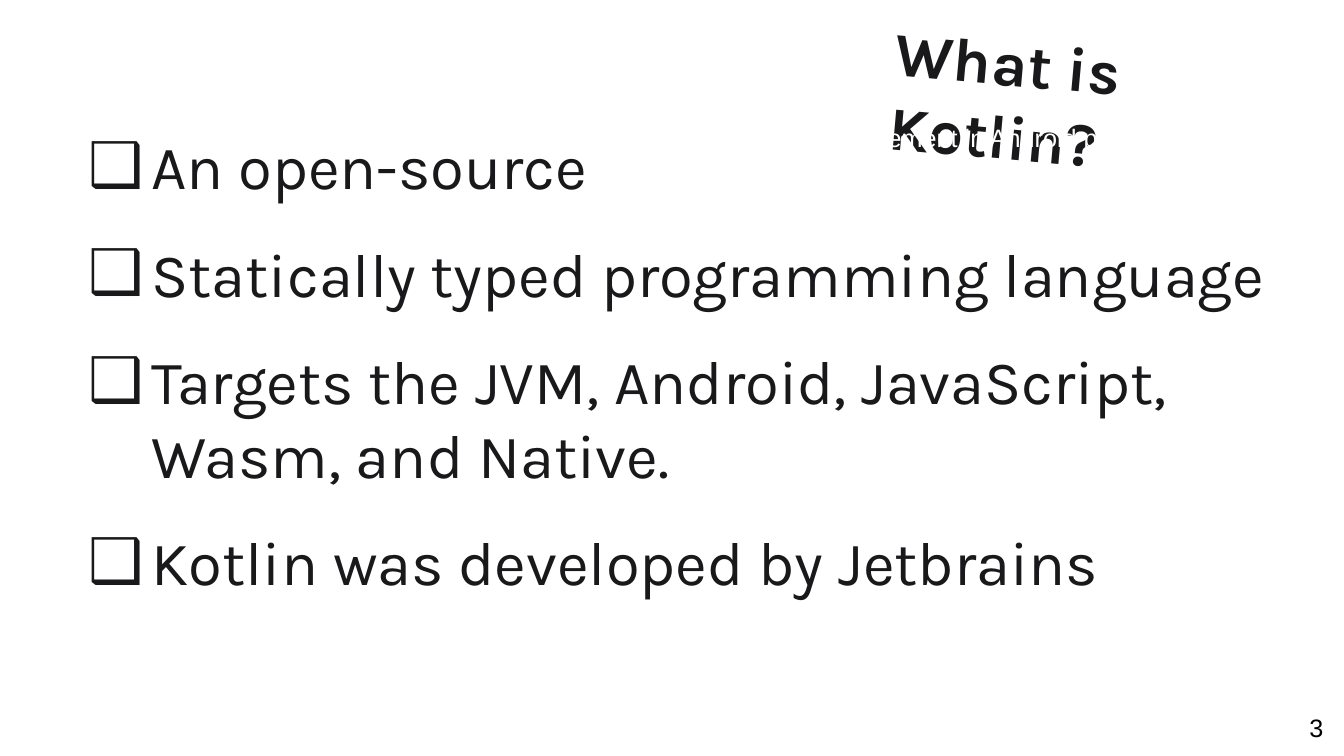
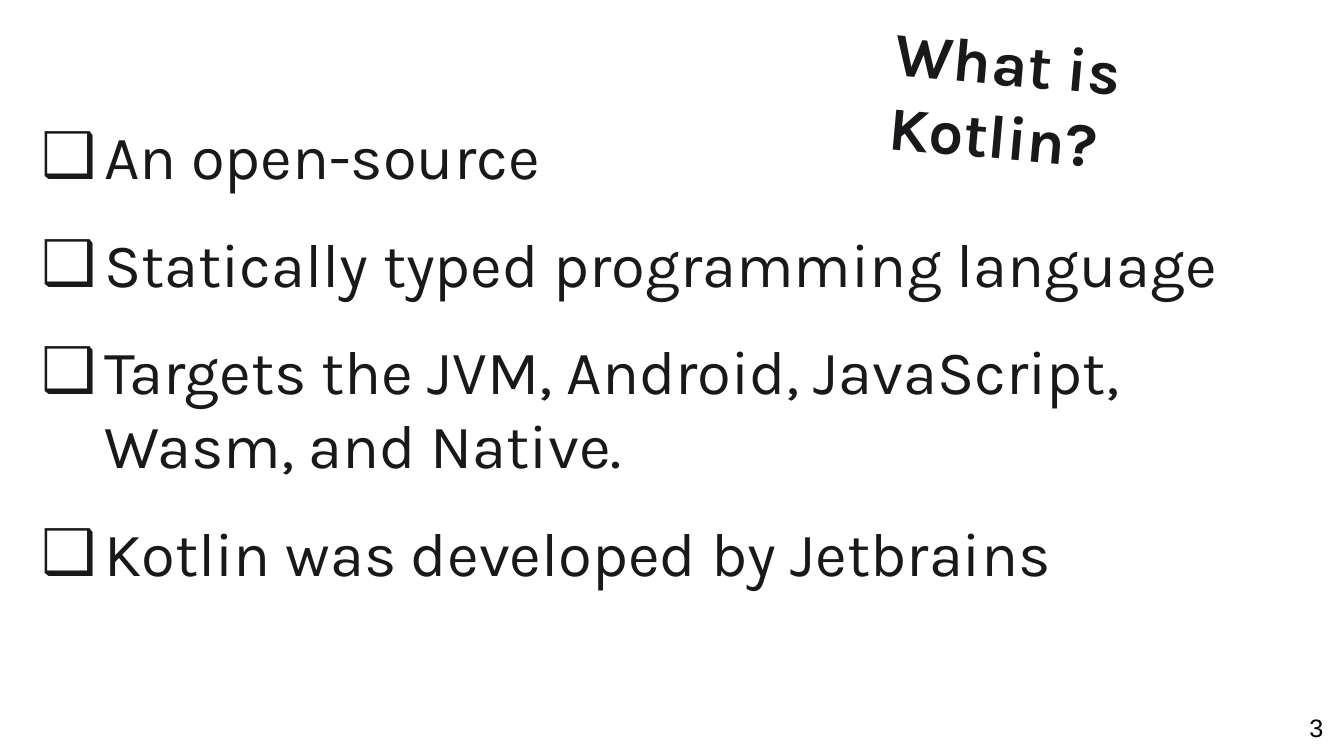
Before and after one commit to Egovictorc/dit, a slide deck: slide 3 of SUM_2025/Advanced_Programming/Kotlin_Java_Replacement_in_Android.pptx. Drawn at 1344x756 pixels with LibreOffice and Linux fonts; fonts in the diff are those of the drawing; background and template pictures are left out. Boxes give left, top, right and bottom in pixels: in the first picture for what was removed or moved away, otherwise in the second. Text is boxed around its words. In the diff, an @@ line names an element or a change of style, - is before the commit and + after.

```diff
--- a/SUM_2025/Advanced_Programming/Kotlin_Java_Replacement_in_Android.pptx
+++ b/SUM_2025/Advanced_Programming/Kotlin_Java_Replacement_in_Android.pptx
@@ text "An open-source": place and size @@
-text "An open-source" at box(152, 150, 1264, 600)
+text "An open-source" at box(104, 140, 1216, 591)
@@ text removed at box(819, 127, 1232, 153) @@
-Kotlin: Java replacement in Android programming
```
Also in this commit, not shown: 2 other slides changed, 1 slide added, 2 other files.
